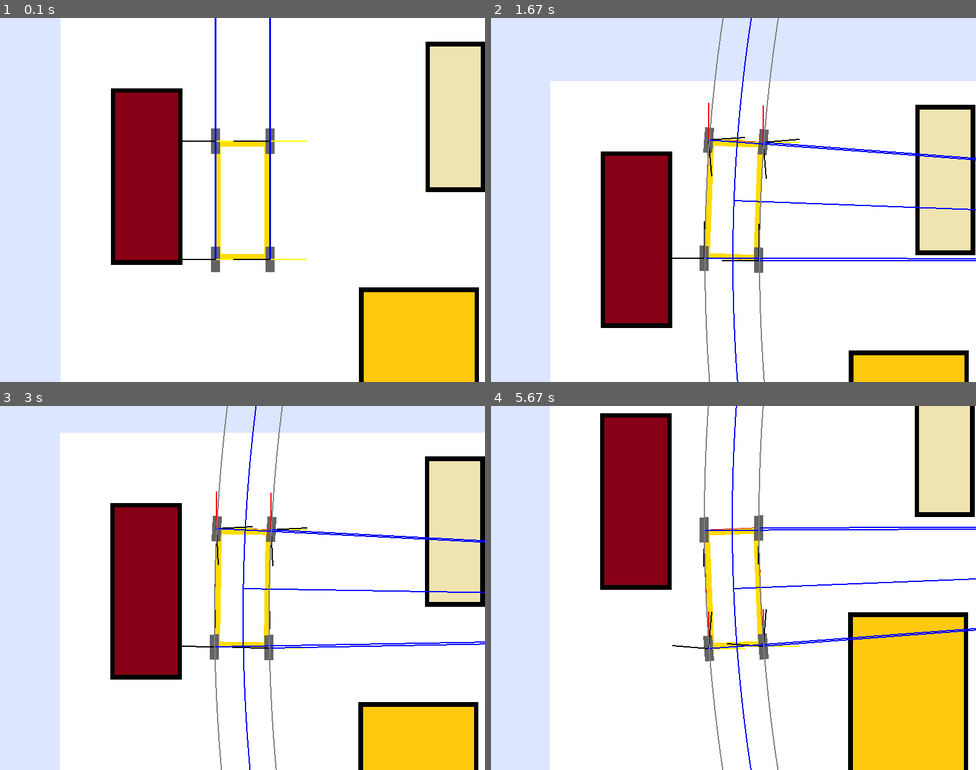
Above: before the commit, frames 1-4 (two rows, left to right).
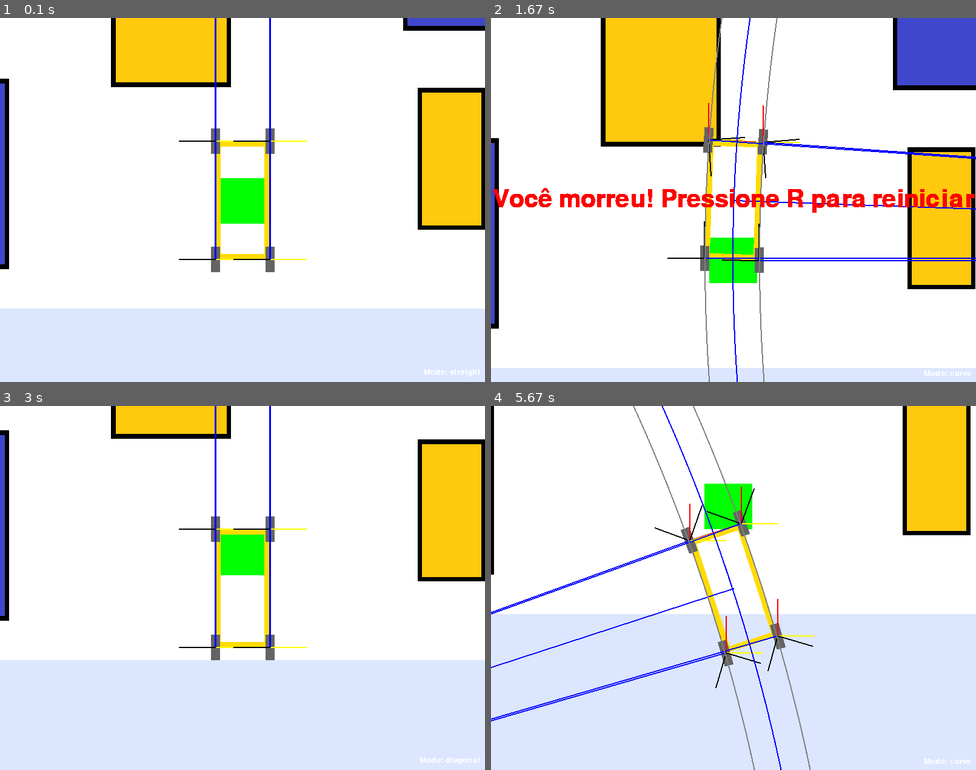
Above: after the commit, the same moments.

Repository: marcoacolla/LAR-Trafo-Cabeca-de-Serie
Game: pygame game, started from Python_Sim_Pygame/v1.0_pygame.py
The game is run twice, just before and just after one commit, with the same random seed, the same clock (stepped at 60 frames per second) and the same inputs.
Inputs:
- Up to frame 1 (0.1 s): no input
- Up to frame 2 (1.67 s): hold D 0.33-0.8 s; hold W 0.83-1.3 s; hold D from 1.33 s (still down)
- Up to frame 3 (3 s): release D at 1.8 s; hold A 1.83-2.37 s; tap R at 2.4 s; hold Space from 2.73 s (still down); hold S from 2.73 s (still down)
- Up to frame 4 (5.67 s): release Space at 3.2 s; release S at 3.2 s; hold S 3.23-3.7 s; tap Space at 3.3, 3.6, 3.8, 4.1, 4.23, 4.63, 4.93, 5.3 s; hold A 3.73-4.13 s; hold W 4.17-4.53 s; hold D 4.57-5.2 s; hold S 5.23-5.6 s; hold A from 5.63 s (still down)

The runs differ from the first frame. In frame 1, 49% of the frame differs, in the area x 0-100%, y 0-100%; in frame 2, 53%; in frame 3, 57%; in frame 4, 61%.

Commit message:
adding full movement

Diff:
--- a/Python_Sim_Pygame/Player/GLV.py
+++ b/Python_Sim_Pygame/Player/GLV.py
@@ -11,4 +11,4 @@
 CONTROLLER_DEADZONE = .05
 
 CURVE_MAX_RADIUS = 200
-CURVE_MIN_RADIUS = 8
+CURVE_MIN_RADIUS = 3.5
--- a/Python_Sim_Pygame/Player/Player.py
+++ b/Python_Sim_Pygame/Player/Player.py
@@ -26,6 +26,7 @@
         self.curve_mode = "straight"
         self.heading = 0
         self.camera = camera
+        self.modes = ["straight", "curve", "pivotal", "diagonal"]
 
 
         self.icr_global = None  # Centro Instantâneo de Rotação (ICR) global
@@ -122,7 +123,7 @@
                 self.makeMovement("forward", step=speed)
             if keys[pygame.K_s]:  # baixo
                 self.makeMovement("backward", step=speed)
-        if self.curve_mode == "curve":
+        elif self.curve_mode == "curve" or self.curve_mode == "pivotal":
             nextStep = self.angle_offset
             if keys[pygame.K_a]:
                 isChangingCourse = True
@@ -142,10 +143,14 @@
             if keys[pygame.K_s]:  # baixo
                 self.makeMovement("backward", step=speed)
 
-            if nextStep > GLV.CURVE_MAX_RADIUS or nextStep < -GLV.CURVE_MAX_RADIUS:
-                self.setMode("straight")
-            if nextStep >= GLV.CURVE_MIN_RADIUS or nextStep <= -GLV.CURVE_MIN_RADIUS:
-                self.angle_offset = nextStep
+            if self.curve_mode == "curve":
+                if nextStep > GLV.CURVE_MAX_RADIUS or nextStep < -GLV.CURVE_MAX_RADIUS:
+                    self.setMode('straight')
+                if nextStep >= GLV.CURVE_MIN_RADIUS or nextStep <= -GLV.CURVE_MIN_RADIUS:
+                    self.angle_offset = nextStep
+            if self.curve_mode == "pivotal":
+                if abs(nextStep) <= GLV.CURVE_MIN_RADIUS:
+                    self.angle_offset = nextStep
 
             if isChangingCourse:
                 self.icr_global = self.curvature.computeICR(angle_offset=self.angle_offset)
@@ -157,6 +162,20 @@
                     pass
                 isChangingCourse = False
 
+        elif self.curve_mode == "diagonal":
+            # In diagonal mode: A/D rotate wheel headings, W/S move along wheel direction
+            WHEEL_TURN_STEP = 5.0  # degrees per tick when holding A/D
+            if keys[pygame.K_a]:
+                for w in self.wheels:
+                    w.setHeading((w.getHeading() - WHEEL_TURN_STEP) % 360)
+            if keys[pygame.K_d]:
+                for w in self.wheels:
+                    w.setHeading((w.getHeading() + WHEEL_TURN_STEP) % 360)
+            if keys[pygame.K_w]:
+                self.makeMovement("forward", step=speed)
+            if keys[pygame.K_s]:
+                self.makeMovement("backward", step=speed)
+
 
         # Atualiza posição de todas as rodas
         for wheel in self.wheels:
@@ -190,11 +209,28 @@
             for wheel in self.wheels:
                 # em modo straight as rodas alinham com o heading do robô
                 wheel.setHeading(self.getHeading())
+            # ensure no lingering ICR remains when switching to straight
+            self.icr_global = None
+
+        # set mode before computing ICR so computeICR can use mode-specific formula
+        self.curve_mode = new_mode
+
+        # Only compute a global ICR for modes that require curvature
+        if self.curve_mode in ["curve", "pivotal"]:
+            self.icr_global = self.curvature.computeICR(angle_offset=self.angle_offset)
         else:
-            self.icr_global = self.curvature.computeICR(angle_offset=self.angle_offset)
-
-        self.curve_mode = new_mode
-        self.steerWheels(new_mode, angle_offset=self.angle_offset)
+            # ensure no lingering ICR in modes that don't use it
+            self.icr_global = None
+
+        # If entering diagonal mode, initialize wheel headings defasadas em 45 graus
+        diagonal_angle = 0
+        if new_mode == "diagonal":
+            diagonal_angle = (self.getHeading() + 90) % 360
+            for wheel in self.wheels:
+                wheel.setHeading(diagonal_angle)
+
+        # steer wheels for the new mode; pass diagonal_angle so steerWheels won't override
+        self.steerWheels(new_mode, diagonal_angle=diagonal_angle, angle_offset=self.angle_offset)
 
 
     def steerWheels(self, curve_mode, diagonal_angle=0, angle_offset=1, icr_bias=0.5):
@@ -209,11 +245,7 @@
             for w in self.wheels:
                 w.setHeading(diagonal_angle)
 
-        elif curve_mode == "pivotal":
-            # ... mesmo cálculo que você já tem ...
-            pass
-
-        elif curve_mode == "curve":
+        elif curve_mode == "curve" or curve_mode == "pivotal" :
             #icr = self.curvature.computeICR(angle_offset=angle_offset)
             if icr is None:
                 return
@@ -239,7 +271,27 @@
                 desired = cand1 if dot1 > dot2 else cand2
                 wheel.setHeading(desired)
 
-        self.curve_mode = curve_mode
+    def toggle_mode(self):
+        """Cycle through robot modes: straight -> diagonal -> pivotal -> curve -> straight."""
+        modes = ['straight', 'diagonal', 'pivotal']
+        self.angle_offset = 0
+        try:
+            try:
+                idx = modes.index(self.curve_mode)
+            except ValueError:
+                idx = 0
+            next_mode = modes[(idx + 1) % len(modes)]
+            # For curve mode use a default curveStart of 0
+
+            self.setMode(next_mode)
+        except Exception:
+            pass
+
+    def handle_event(self, event):
+        """Handle incoming pygame events (keyboard)."""
+        if event.type == pygame.KEYDOWN:
+            if event.key == pygame.K_SPACE:
+                self.toggle_mode()
     def is_dead(self):
         return self.state == 'morto'
 
@@ -314,7 +366,11 @@
 
         # Movimento diagonal
         elif self.curve_mode == "diagonal":
-            heading_rad = math.radians(self.wheels[0].getHeading())
+            # movement direction should follow the wheel visual tangent used in Curvature.update
+            # Curvature draws wheel heading tangent as angle_to_icr + 90, so the movement direction
+            # corresponds to wheel_heading - 90 degrees (to align with screen/world conventions used)
+            wheel_heading = self.wheels[0].getHeading()
+            heading_rad = math.radians(wheel_heading - 90)
             if direction == "forward":
                 dx = step * math.sin(heading_rad)
                 dy = -step * math.cos(heading_rad)
@@ -337,8 +393,11 @@
             if R < 1e-3:
                 R = ROBOT_LENGTH
 
-            # Ângulo girado nesse passo (Δθ = desloc / raio)
-            dtheta = step / R
+            # Use a constant angular change per movement step so rotation speed
+            # is independent of the turning radius. We'll choose a small constant
+            # angular increment (degrees) per call and convert to radians.
+            DEGREES_PER_STEP = 2.0  # degrees per movement step (tweakable)
+            dtheta = math.radians(DEGREES_PER_STEP)
             if direction == "backward":
                 dtheta = -dtheta
 
--- a/Python_Sim_Pygame/v1.0_pygame.py
+++ b/Python_Sim_Pygame/v1.0_pygame.py
@@ -1,4 +1,5 @@
 import pygame
+import math
 from World.World import World as world
 import os
 from Player.Player import Player
@@ -16,8 +17,47 @@
 map_path = os.path.join(os.path.dirname(__file__), 'World', 'Obstacles', 'Untitled.png')
 map_image = pygame.image.load(map_path).convert()
 
+# Lightweight green spawn detection: compute centroid of green pixels (one-time)
+def find_green_center(img, thresh=200):
+    w, h = img.get_width(), img.get_height()
+    totx = toty = count = 0
+    for y in range(h):
+        for x in range(w):
+            r, g, b, *rest = img.get_at((x, y))
+            if g >= thresh and r < 100 and b < 100:
+                totx += x; toty += y; count += 1
+    if count == 0:
+        return None
+    return (totx / count, toty / count)
+
+# Lightweight: find a green pixel (center of green area) to use as spawn and to ignore in collisions
+def find_green_center(img, thresh=200):
+    w, h = img.get_width(), img.get_height()
+    totx = toty = count = 0
+    for y in range(h):
+        for x in range(w):
+            r, g, b, *rest = img.get_at((x, y))
+            if g >= thresh and r < 100 and b < 100:
+                totx += x; toty += y; count += 1
+    if count == 0:
+        return None
+    return (totx / count, toty / count)
+
+found = find_green_center(map_image)
+if found:
+    mx, my = found
+    SPAWN_POINT = (mx, my)
+else:
+    SPAWN_POINT = (200, 200)
+
 from World.World import World
-SPAWN_POINT = (200,200)
+# determine spawn from green area if present
+found = find_green_center(map_image)
+if found:
+    mx, my = found
+    SPAWN_POINT = (mx, my)
+else:
+    SPAWN_POINT = (200, 200)
 camera = Camera(800, 600)
 player = Player(SPAWN_POINT, screen, camera)
 
@@ -29,6 +69,11 @@
     for event in pygame.event.get():
         if event.type == pygame.QUIT:
             running = False
+        # forward key events to player
+        try:
+            player.handle_event(event)
+        except Exception:
+            pass
 
     keys = pygame.key.get_pressed()
     player.move(keys)
@@ -62,6 +107,16 @@
 
     player.draw(camera_or_offset=camera)
     player.curvature.update(screen)
+
+    # Draw UI: current mode in bottom-right of camera view
+    try:
+        font = pygame.font.SysFont(None, 20)
+        mode_text = font.render(f'Mode: {player.curve_mode}', True, (255, 255, 255))
+        # place at bottom-right inside the screen, with small padding
+        padding = 8
+        screen.blit(mode_text, (screen.get_width() - mode_text.get_width() - padding, screen.get_height() - mode_text.get_height() - padding))
+    except Exception:
+        pass
 
 
 
@@ -118,6 +173,22 @@
                         else:
                             cor = (255, 255, 255)
 
+                    # ignore green spawn pixels (threshold) to avoid death on spawn
+                    try:
+                        r, g, b = cor
+                        if g >= 200 and r < 100 and b < 100:
+                            continue
+                    except Exception:
+                        pass
+
+                    # Ignore green spawn pixels (threshold) — treat as free
+                    try:
+                        r, g, b = cor
+                        if g >= 200 and r < 100 and b < 100:
+                            continue
+                    except Exception:
+                        pass
+
                     if cor == (255, 255, 255):
                         continue
                     player.set_dead()
Binary file changed: Python_Sim_Pygame/World/Obstacles/Untitled.png
